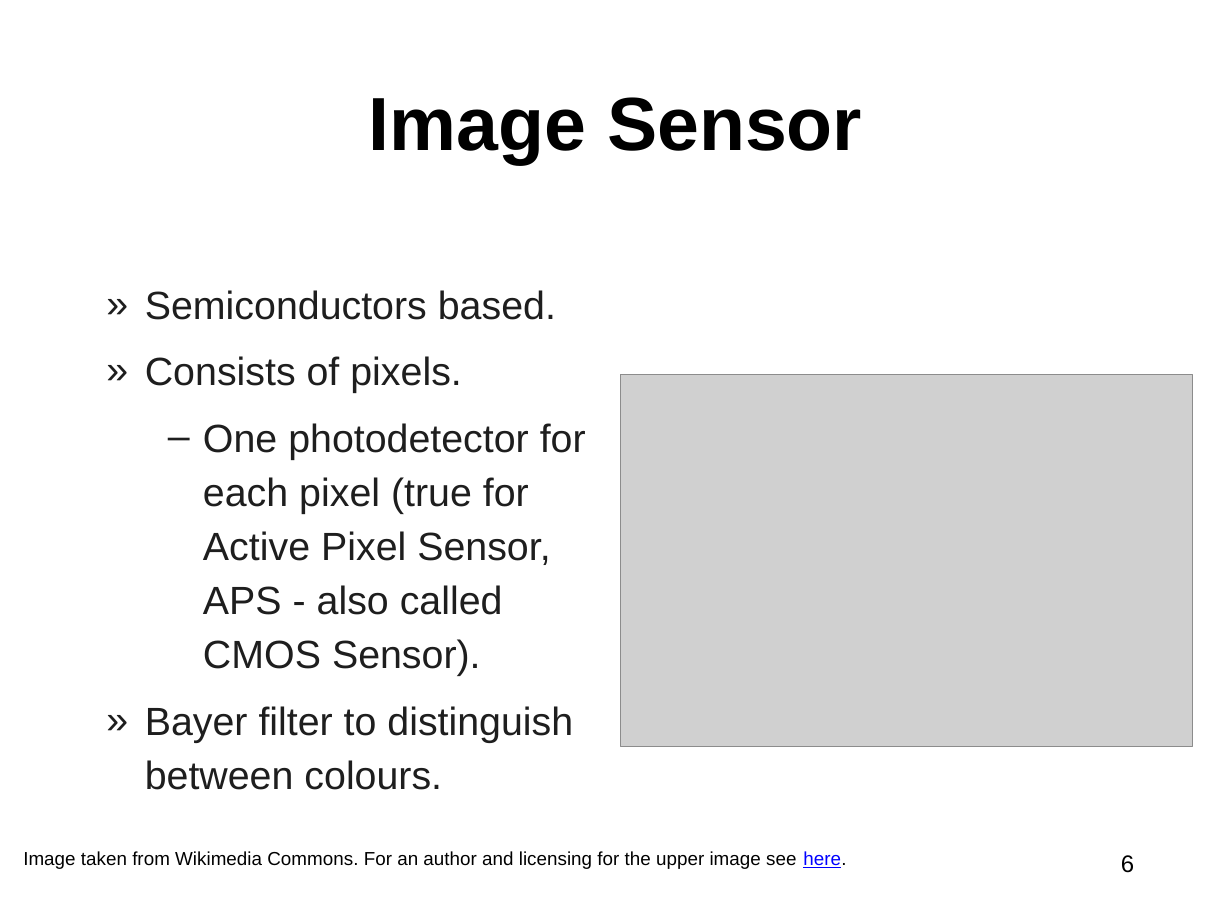
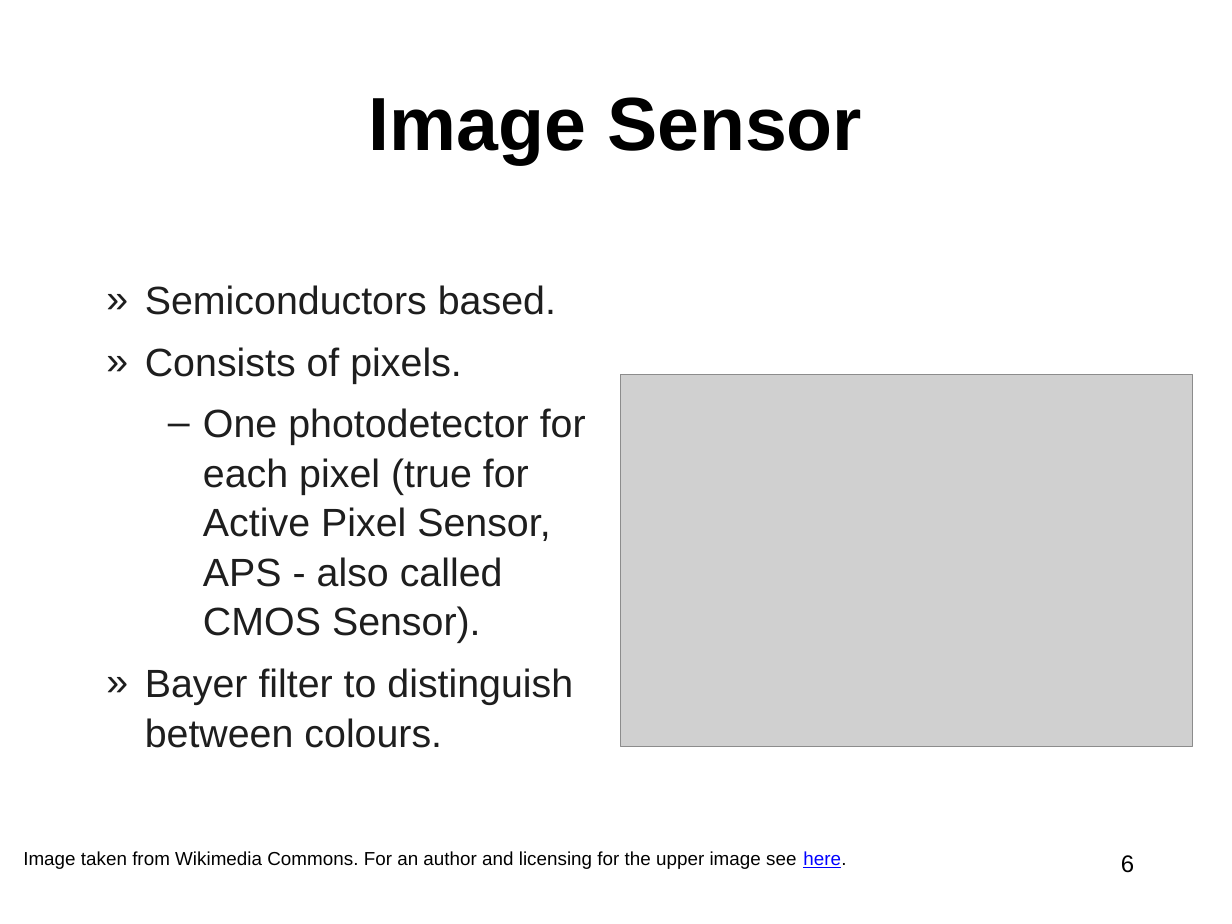
Before and after one commit to miklesz/AMIPaC, a slide deck: slide 6 of 01 Digitization/Digitization_Light.pptx. Drawn at 1232x924 pixels with LibreOffice and Linux fonts; fonts in the diff are those of the drawing; grey boxes stand for pictures; background and template pictures are left out. Boxes give left, top, right and bottom in pixels: in the first picture for what was removed or moved away, otherwise in the second. Text is boxed around its words. In the diff, an @@ line names an element or a change of style, - is before the commit and + after.

```diff
--- a/01 Digitization/Digitization_Light.pptx
+++ b/01 Digitization/Digitization_Light.pptx
@@ text "Semiconductors based." at bbox=[145, 285, 586, 748]: line spacing 1.15 to 1.05 @@
```
Also in this commit, not shown: 2 other slides changed.
